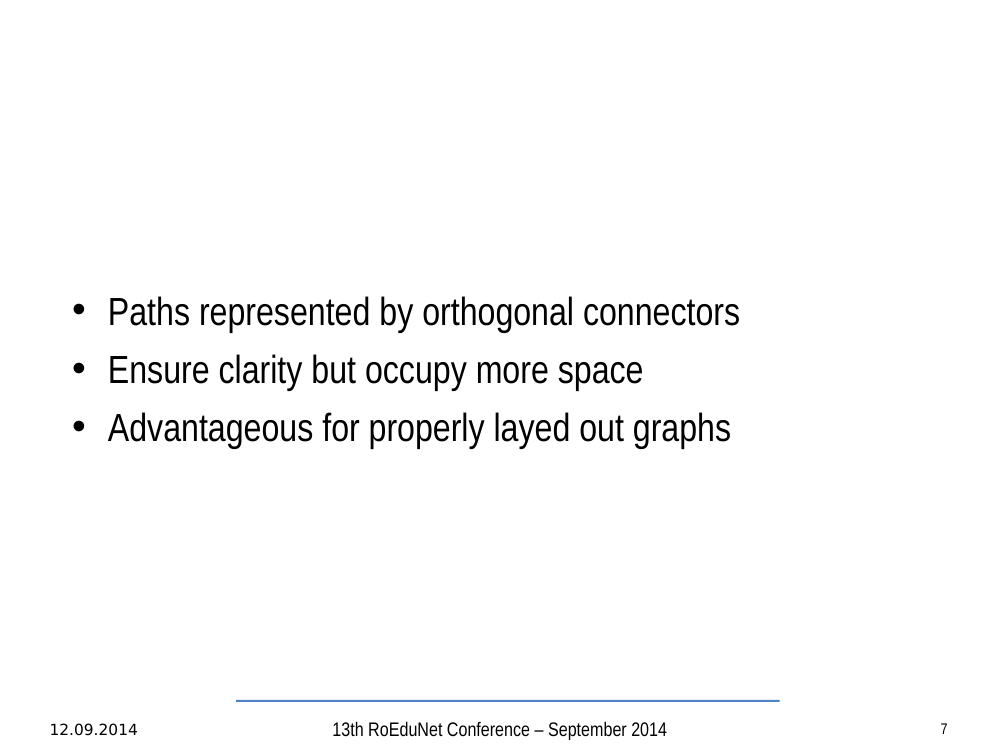
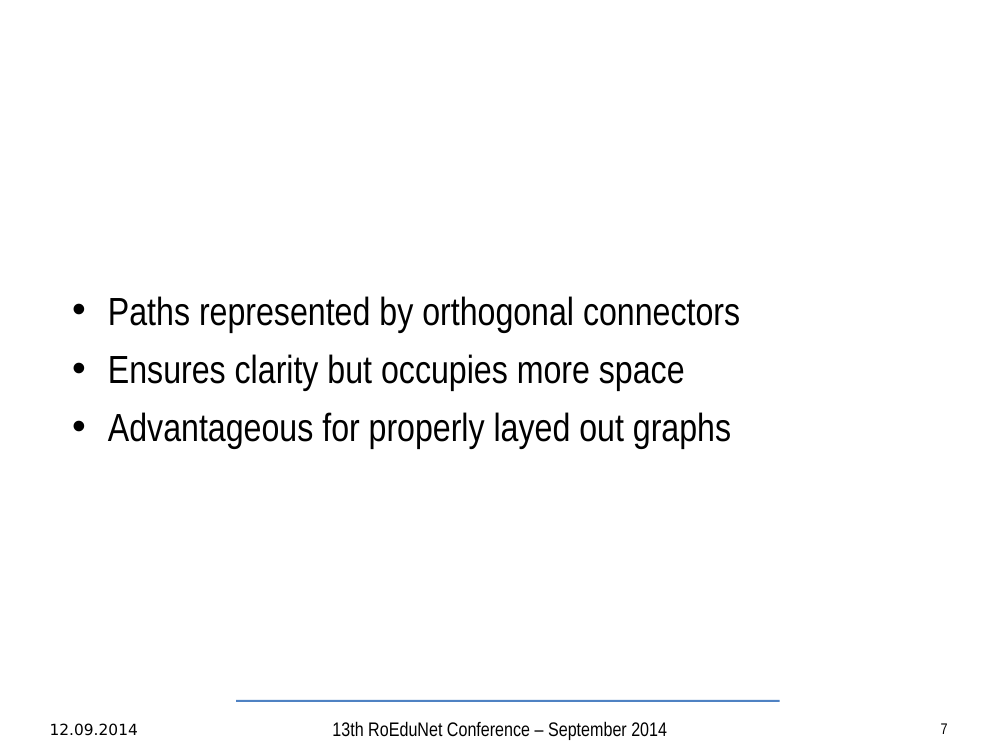
Before and after one commit to TudorVisan/Diploma, a slide deck: slide 7 of andrei.musat/prez/articol/bachelor-slides-en.odp. Drawn at 1008x756 pixels with LibreOffice and Linux fonts; fonts in the diff are those of the drawing; background and template pictures are left out. Boxes give left, top, right and bottom in pixels: in the first picture for what was removed or moved away, otherwise in the second. Text is boxed around its words. In the diff, an @@ line names an element or a change of style, - is before the commit and + after.

```diff
--- a/andrei.musat/prez/articol/bachelor-slides-en.odp
+++ b/andrei.musat/prez/articol/bachelor-slides-en.odp
@@ text at (108,354,685,390): text changed @@
-• Ensure clarity but occupy more space
+• Ensures clarity but occupies more space
```
Also in this commit, not shown: 6 other slides changed, 1 slide added, 1 other file.
